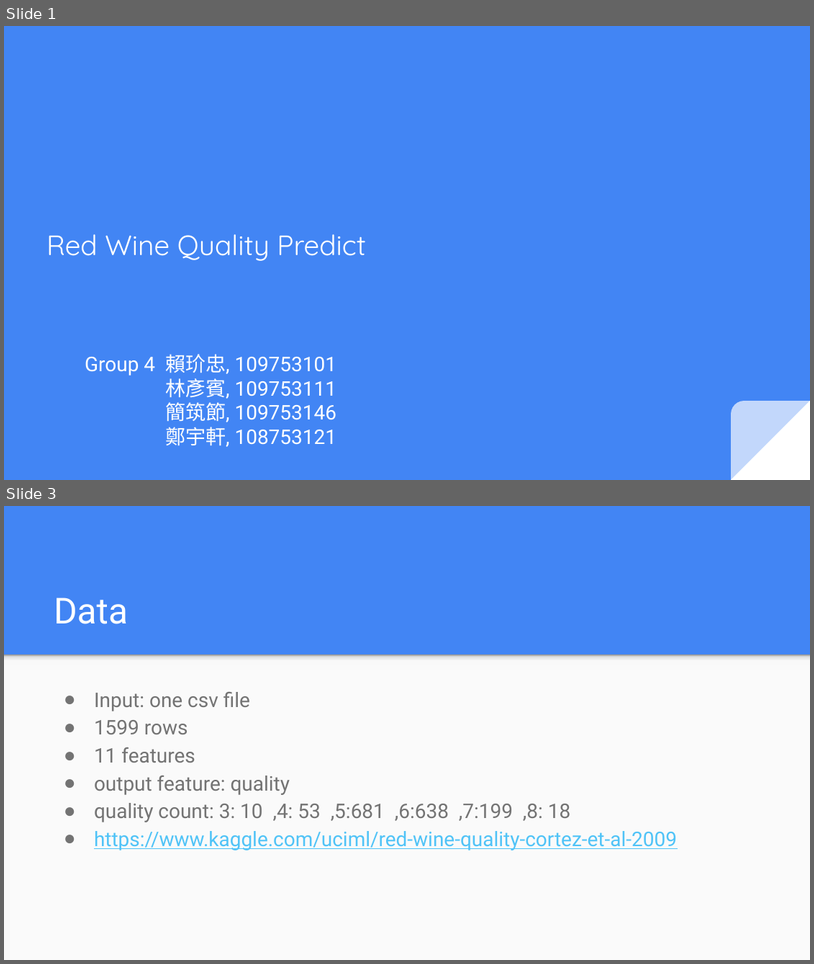
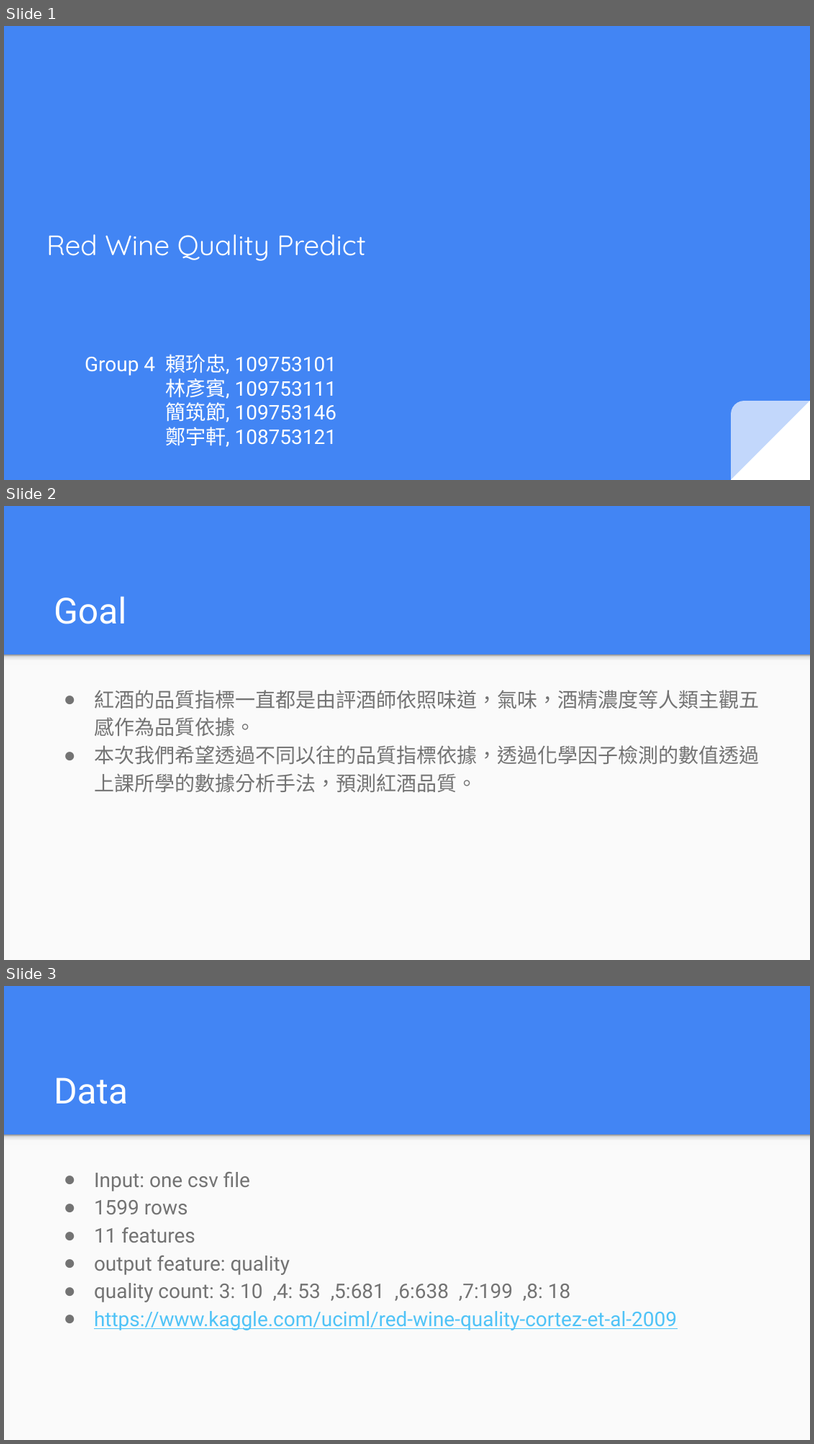
Before and after one commit to 1091-datascience/finalproject-group4, a slide deck: docs/1091_datascience_FP_group4.pptx. Shown one above the other, each under a label of ours: slides 1 and 3 before the commit, slides 1, 2 and 3 after it; the slides between them are not shown. The pictures are 814x964 and 814x1444 pixels, drawn with LibreOffice and Linux fonts; fonts in the diff are those of the drawing. Boxes give left, top, right and bottom in pixels: in the first picture for what was removed or moved away, otherwise in the second. Text is boxed around its words. In the diff, an @@ line names an element or a change of style, - is before the commit and + after.

```diff
--- a/docs/1091_datascience_FP_group4.pptx
+++ b/docs/1091_datascience_FP_group4.pptx
@@ slide 2 added at <box>4,506,810,960</box>, background #4285F4; not listed: 2 template elements that a slide beside it also shows @@
@@ title added at <box>54,596,126,624</box>, 32 pt, text #FFFFFF @@
+Goal
@@ text added at <box>94,690,759,792</box>, 18 pt, text #737373 @@
+● 紅酒的品質指標一直都是由評酒師依照味道，氣味，酒精濃度等人類主觀五感作為品質依據。
+● 本次我們希望透過不同以往的品質指標依據，透過化學因子檢測的數值透過上課所學的數據分析手法，預測紅酒品質。
```
Also in this commit, not shown: 6 slides changed, 1 other slide added, 2 slides removed.
